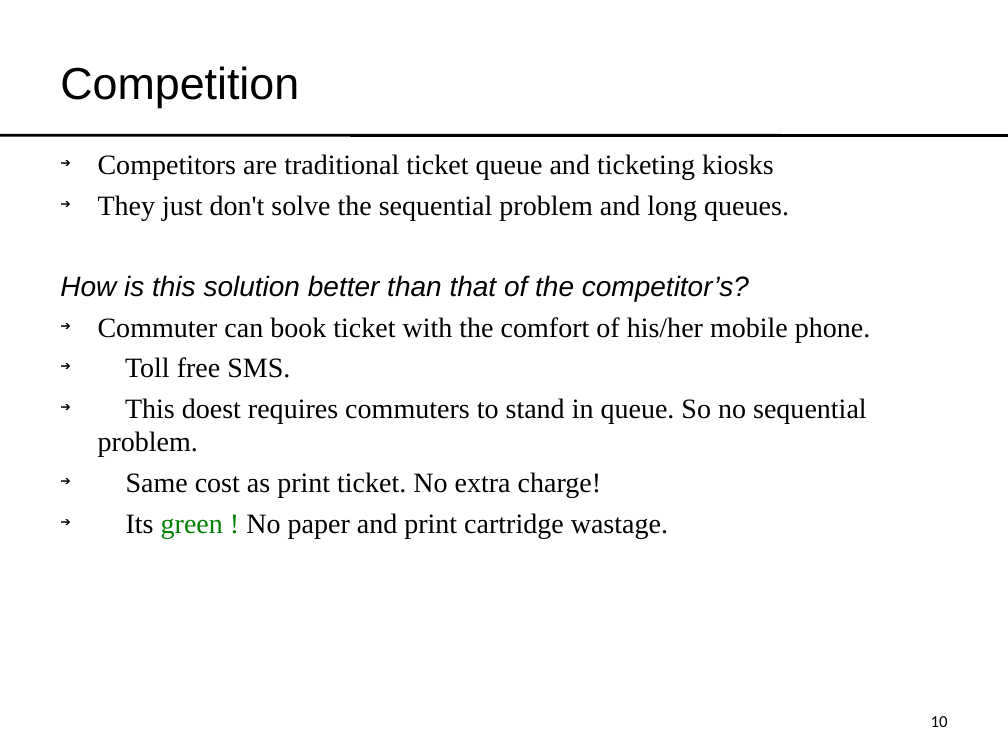
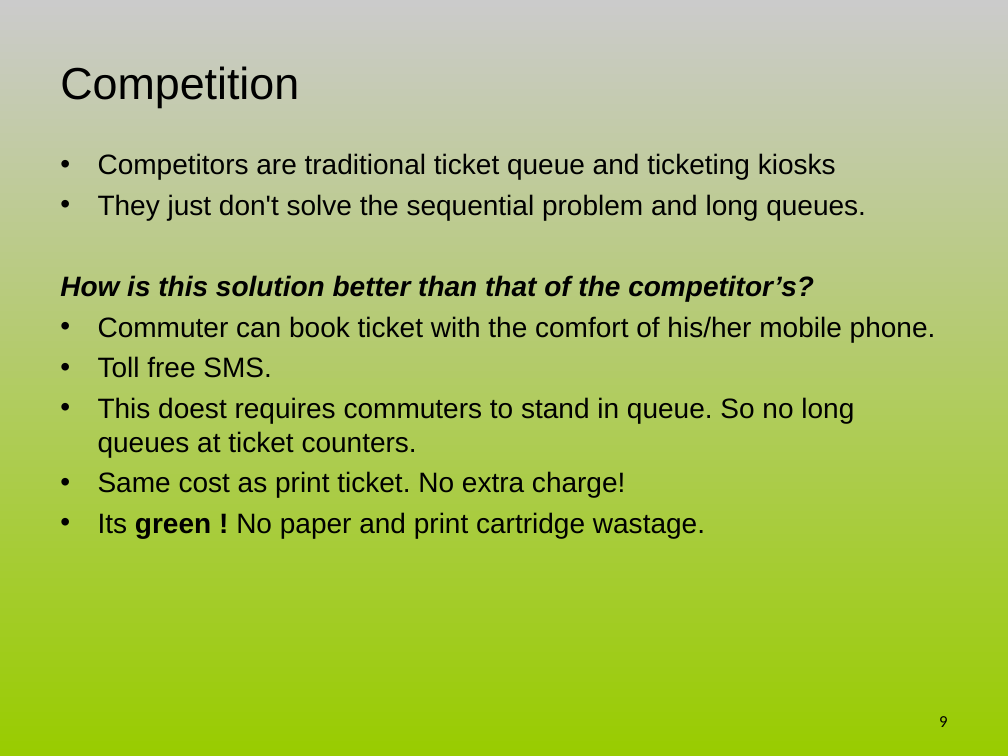
Before and after one commit to sriks/decii, a slide deck: slide 9 of mobileticketing/69290A4E.ppt (slide 10 before the commit). Drawn at 1008x756 pixels with LibreOffice and Linux fonts; fonts in the diff are those of the drawing. Boxes give left, top, right and bottom in pixels: in the first picture for what was removed or moved away, otherwise in the second. Text is boxed around its words. In the diff, an @@ line names an element or a change of style, - is before the commit and + after.

```diff
--- a/mobileticketing/69290A4E.ppt
+++ b/mobileticketing/69290A4E.ppt
@@ background #FFFFFF to gradient #CBCBCB to #99CC00 @@
@@ line removed from (0, 135) to (1008, 135) @@
@@ text at <box>60,153,936,538</box>: font Times New Roman to Arial in "Competitors are traditional ticket queue and ticketing ...", "They just don't solve the sequential problem ...", "Commuter can book ticket with the comfort ...", "Toll free SMS." and 2 more places; bold on in "How is this solution better than that ...", "green !"; text colour #008000 to #000000 in "green !"; bullet ➔ to • @@
@@ text at <box>98,397,854,457</box>: text changed; font Times New Roman to Arial @@
-➔ This doest requires commuters to stand in queue. So no sequential problem.
+• This doest requires commuters to stand in queue. So no long queues at ticket counters.
@@ page number at <box>939,716,947,727</box>: text changed @@
-10
+9
```
Also in this commit, not shown: 9 other slides changed, 1 slide added, 1 slide removed, 4 other files.
